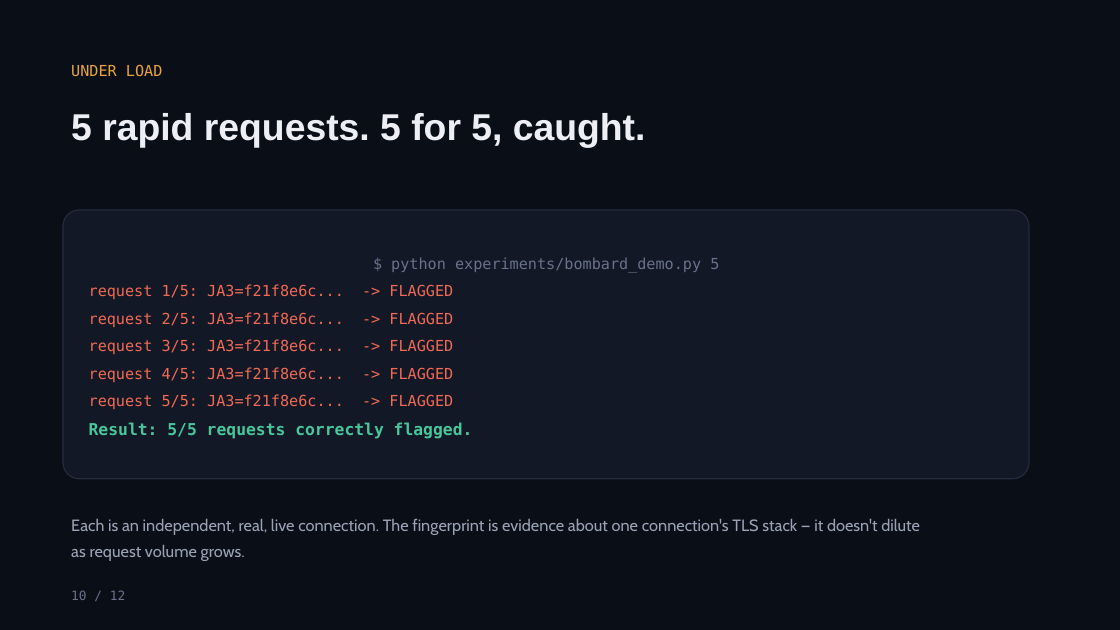
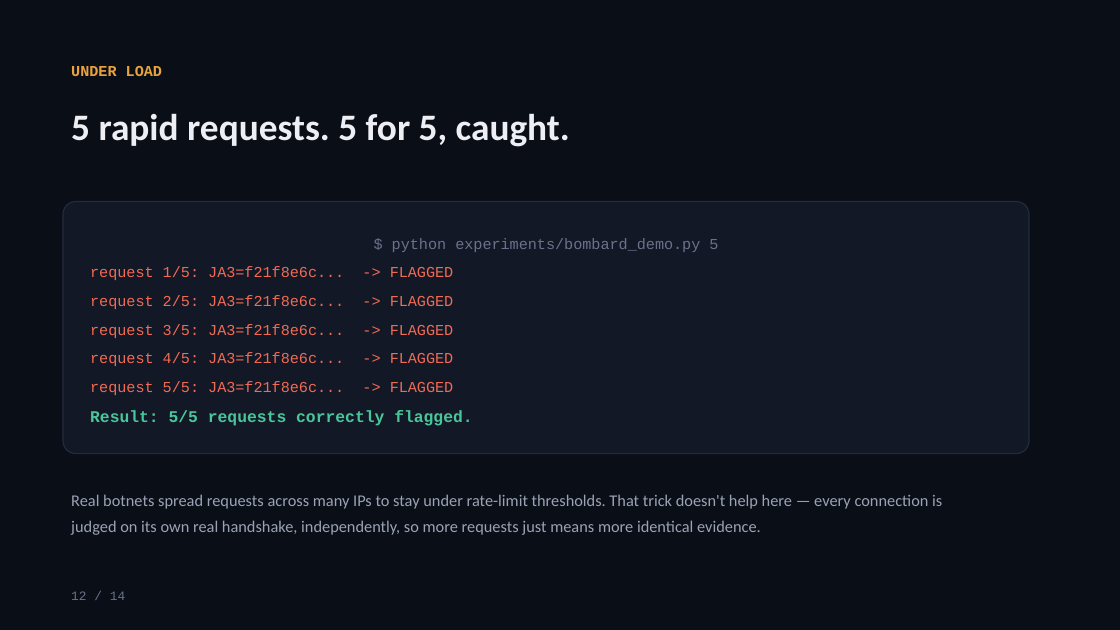
Before and after one commit to YashG1836/TLS_fingerprint_CN, a slide deck: slide 12 of TLS_Fingerprinting_Presentation.pptx (slide 10 before the commit). Drawn at 1120x630 pixels with LibreOffice and Linux fonts; fonts in the diff are those of the drawing. Boxes give left, top, right and bottom in pixels: in the first picture for what was removed or moved away, otherwise in the second. Text is boxed around its words. In the diff, an @@ line names an element or a change of style, - is before the commit and + after.

```diff
--- a/TLS_Fingerprinting_Presentation.pptx
+++ b/TLS_Fingerprinting_Presentation.pptx
@@ text "UNDER LOAD" at bbox=[71, 66, 162, 76]: font DejaVu Sans Mono to Courier New, bold on @@
@@ text "5 rapid requests. 5 for ..." at bbox=[71, 113, 570, 147]: font Arial to Calibri @@
@@ rounded rectangle "$ python experiments/bombard_demo.py 5": place and size @@
-rounded rectangle "$ python experiments/bombard_demo.py 5" at bbox=[63, 210, 1029, 479]
+rounded rectangle "$ python experiments/bombard_demo.py 5" at bbox=[63, 202, 1029, 454]
@@ rounded rectangle "$ python experiments/bombard_demo.py 5" at bbox=[63, 202, 1029, 454]: font DejaVu Sans Mono to Courier New; more space between paragraphs; proportions changed @@
@@ text at bbox=[71, 494, 942, 535]: text changed; font Cabin to Calibri @@
-Each is an independent, real, live connection. The fingerprint is evidence about one connection's TLS stack — it doesn't dilute as request volume grows.
+Real botnets spread requests across many IPs to stay under rate-limit thresholds. That trick doesn't help here — every connection is judged on its own real handshake, independently, so more requests just means more identical evidence.
@@ text at bbox=[71, 591, 125, 600]: text changed; font DejaVu Sans Mono to Courier New @@
-10 / 12
+12 / 14
```
Also in this commit, not shown: 6 other slides changed, 7 slides added, 5 slides removed, 2 other files.
